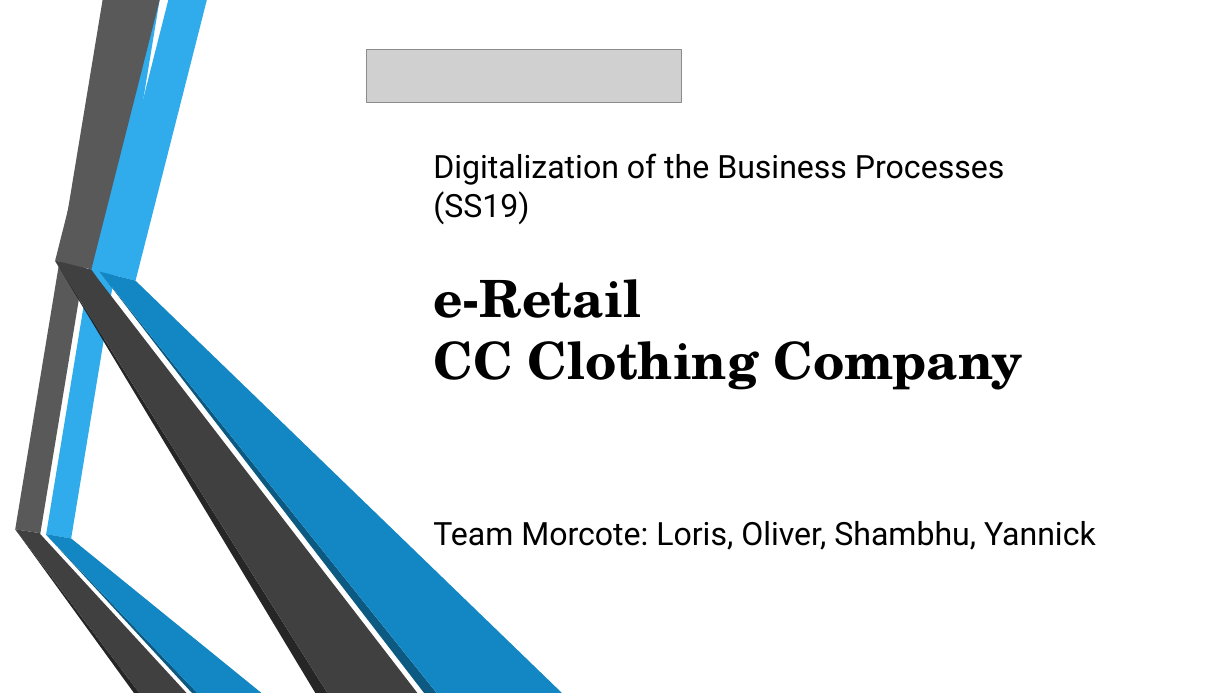
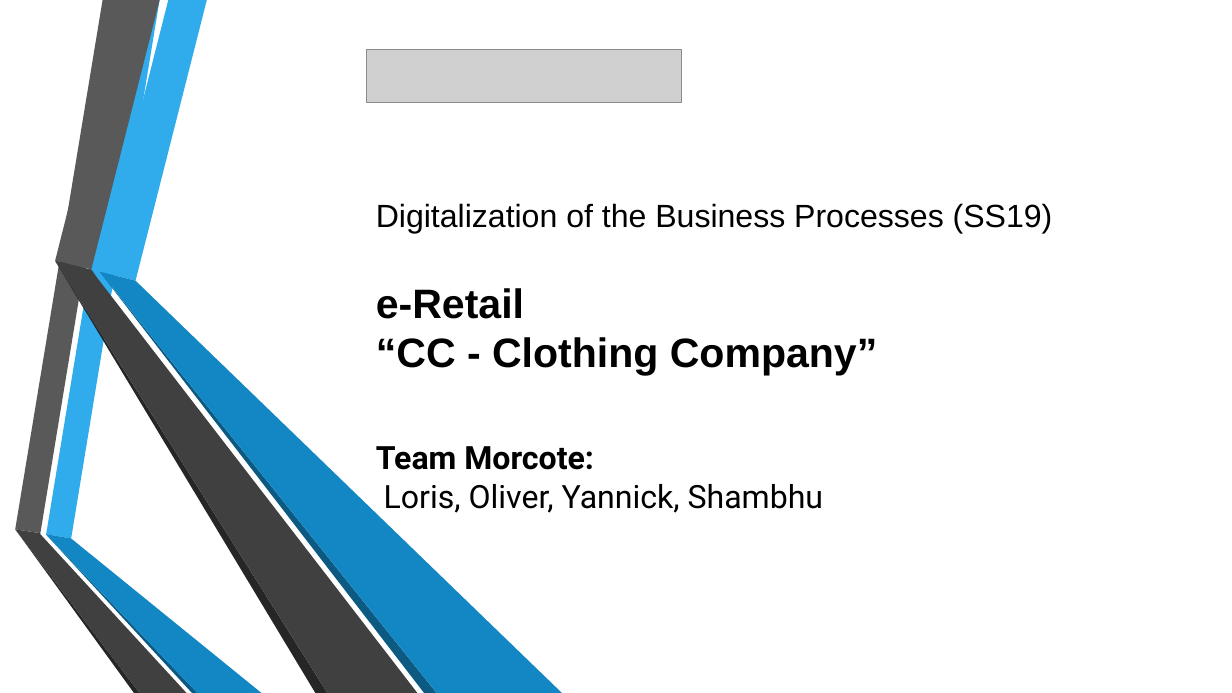
Before and after one commit to DigiBP/digibp-morcote, a slide deck: slide 1 of DBP_Morcote_CC_ClothingCompany.pptx. Drawn at 1232x693 pixels with LibreOffice and Linux fonts; fonts in the diff are those of the drawing; grey boxes stand for pictures. Boxes give left, top, right and bottom in pixels: in the first picture for what was removed or moved away, otherwise in the second. Text is boxed around its words. In the diff, an @@ line names an element or a change of style, - is before the commit and + after.

```diff
--- a/DBP_Morcote_CC_ClothingCompany.pptx
+++ b/DBP_Morcote_CC_ClothingCompany.pptx
@@ title at [376,203,1053,513]: text changed; font Roboto to Arial @@
-Digitalization of the Business Processes (SS19)
-e-Retail
-CC Clothing Company
-Team Morcote: Loris, Oliver, Shambhu, Yannick
+Digitalization of the Business Processes (SS19)
+e-Retail
+“CC - Clothing Company”
+Team Morcote:
+Loris, Oliver, Yannick, Shambhu
```
Also in this commit, not shown: 4 other slides changed, 3 slides added, 1 slide removed.
